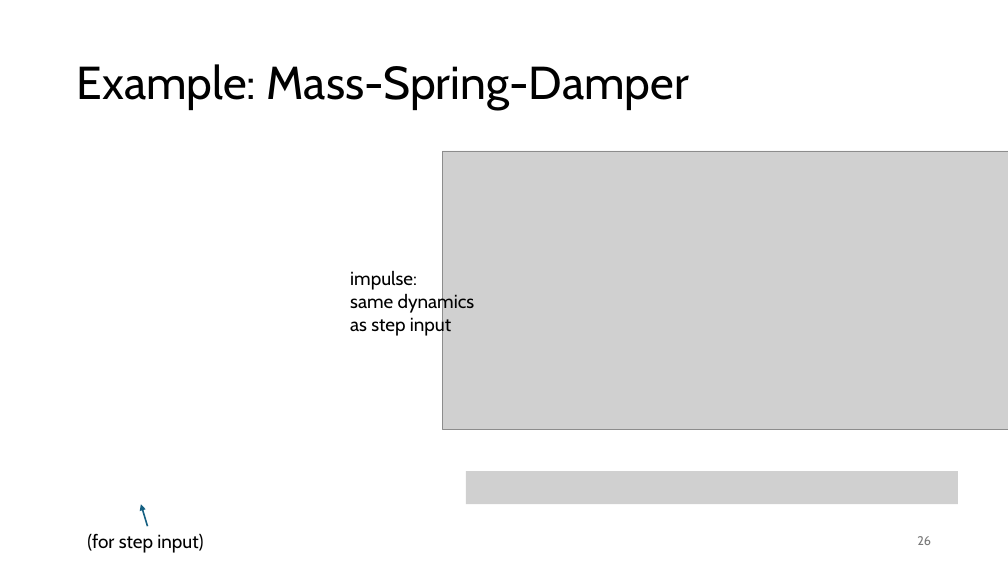
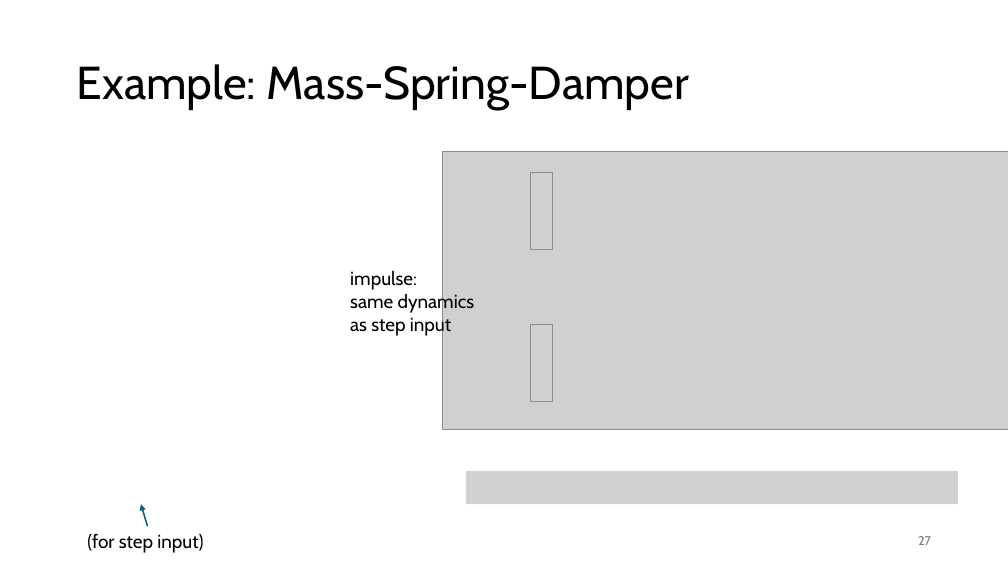
Before and after one commit to FelixWick/control_engineering, a slide deck: slide 27 of slides/1_systems.pptx (slide 26 before the commit). Drawn at 1008x567 pixels with LibreOffice and Linux fonts; fonts in the diff are those of the drawing; grey boxes stand for pictures. Boxes give left, top, right and bottom in pixels: in the first picture for what was removed or moved away, otherwise in the second. Text is boxed around its words. In the diff, an @@ line names an element or a change of style, - is before the commit and + after.

```diff
--- a/slides/1_systems.pptx
+++ b/slides/1_systems.pptx
@@ picture added at (x1=530, y1=173, x2=552, y2=250) @@
@@ picture added at (x1=530, y1=325, x2=552, y2=402) @@
@@ page number at (x1=918, y1=536, x2=931, y2=545): text changed @@
-26
+27
```
Also in this commit, not shown: 4 other slides changed, 1 slide added, 8 other files.
